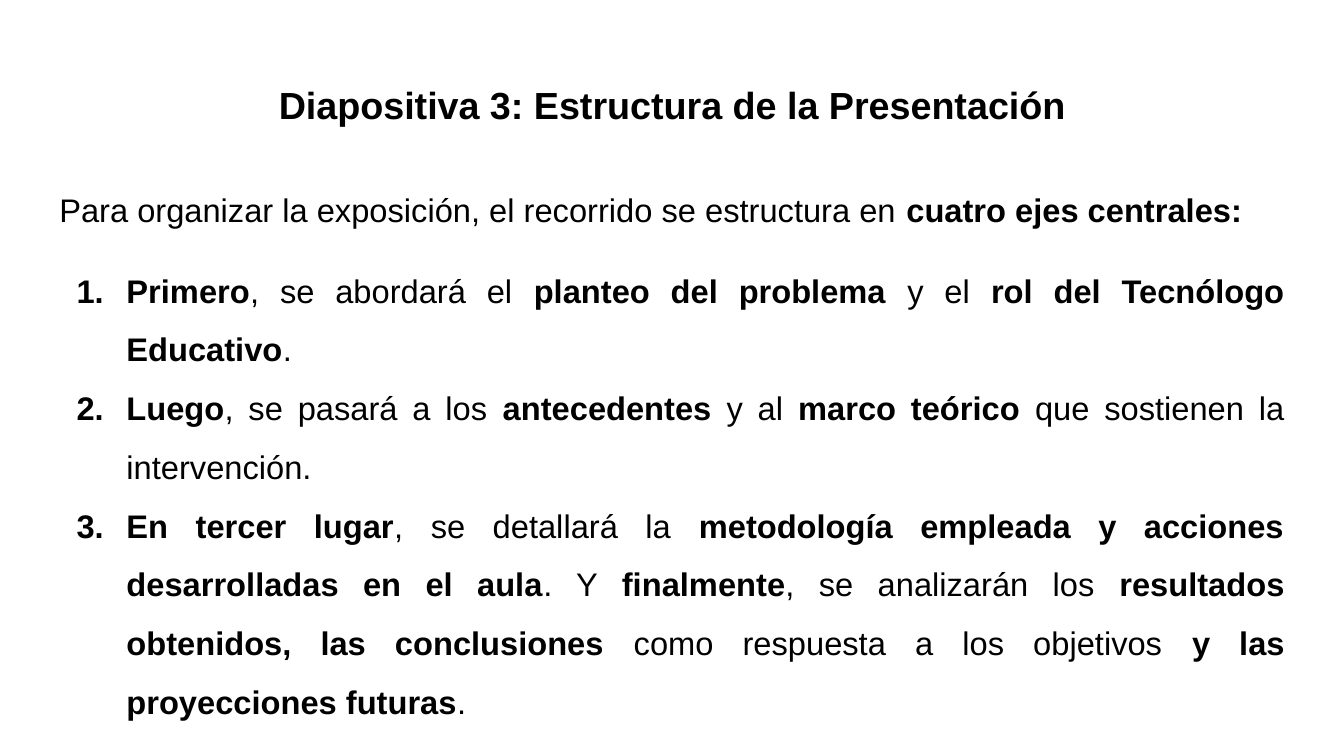
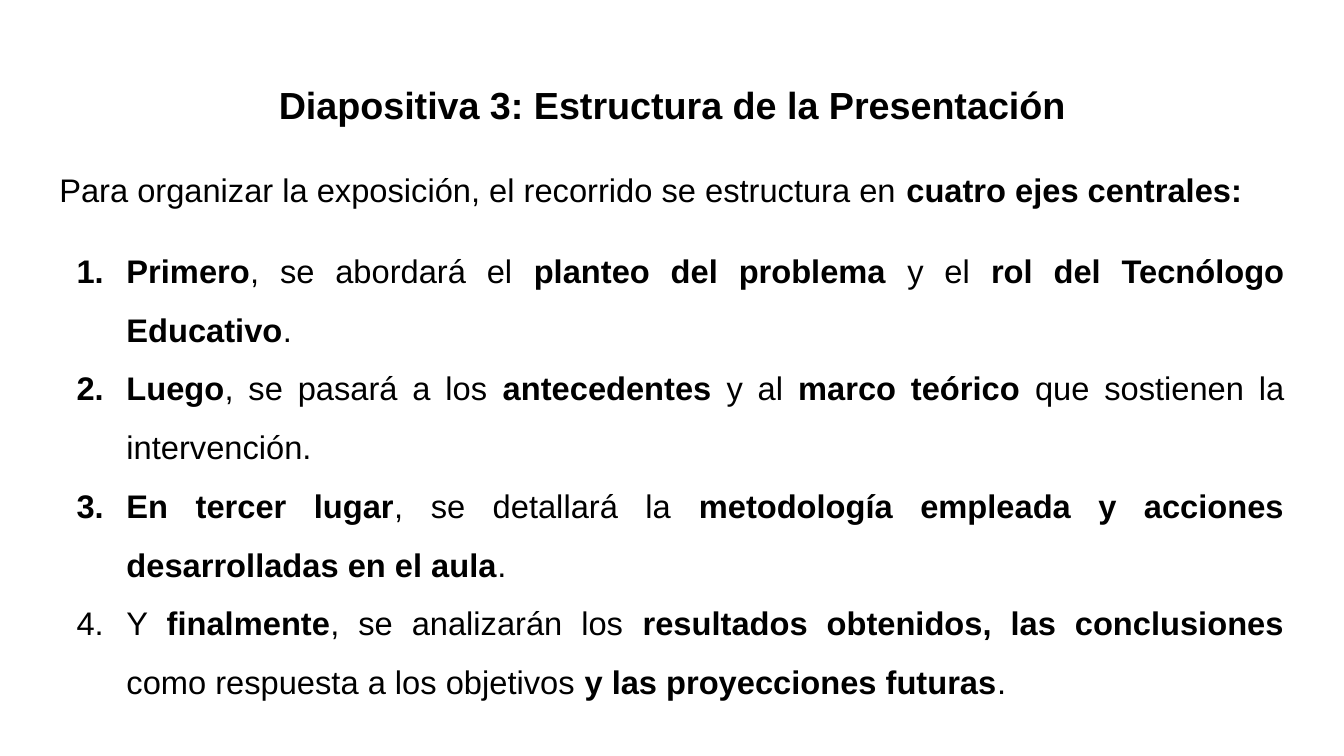
Before and after one commit to gabrielinuz/gabrielinuz.github.io, a slide deck: slide 4 of doc/GUION_DE_DEFENSA_LTE.pptx. Drawn at 1344x756 pixels with LibreOffice and Linux fonts; fonts in the diff are those of the drawing. Boxes give left, top, right and bottom in pixels: in the first picture for what was removed or moved away, otherwise in the second. Text is boxed around its words. In the diff, an @@ line names an element or a change of style, - is before the commit and + after.

```diff
--- a/doc/GUION_DE_DEFENSA_LTE.pptx
+++ b/doc/GUION_DE_DEFENSA_LTE.pptx
@@ text "Para organizar la exposición, el ...": place and size @@
-text "Para organizar la exposición, el ..." at bbox=[59, 198, 1285, 720]
+text "Para organizar la exposición, el ..." at bbox=[59, 178, 1285, 700]
@@ text at bbox=[126, 494, 1284, 700]: text changed @@
-3. En tercer lugar, se detallará la metodología empleada y acciones desarrolladas en el aula. Y finalmente, se analizarán los resultados obtenidos, las conclusiones como respuesta a los objetivos y las proyecciones futuras.
+3. En tercer lugar, se detallará la metodología empleada y acciones desarrolladas en el aula.
+4. Y finalmente, se analizarán los resultados obtenidos, las conclusiones como respuesta a los objetivos y las proyecciones futuras.
```
Also in this commit, not shown: 1 other file.
